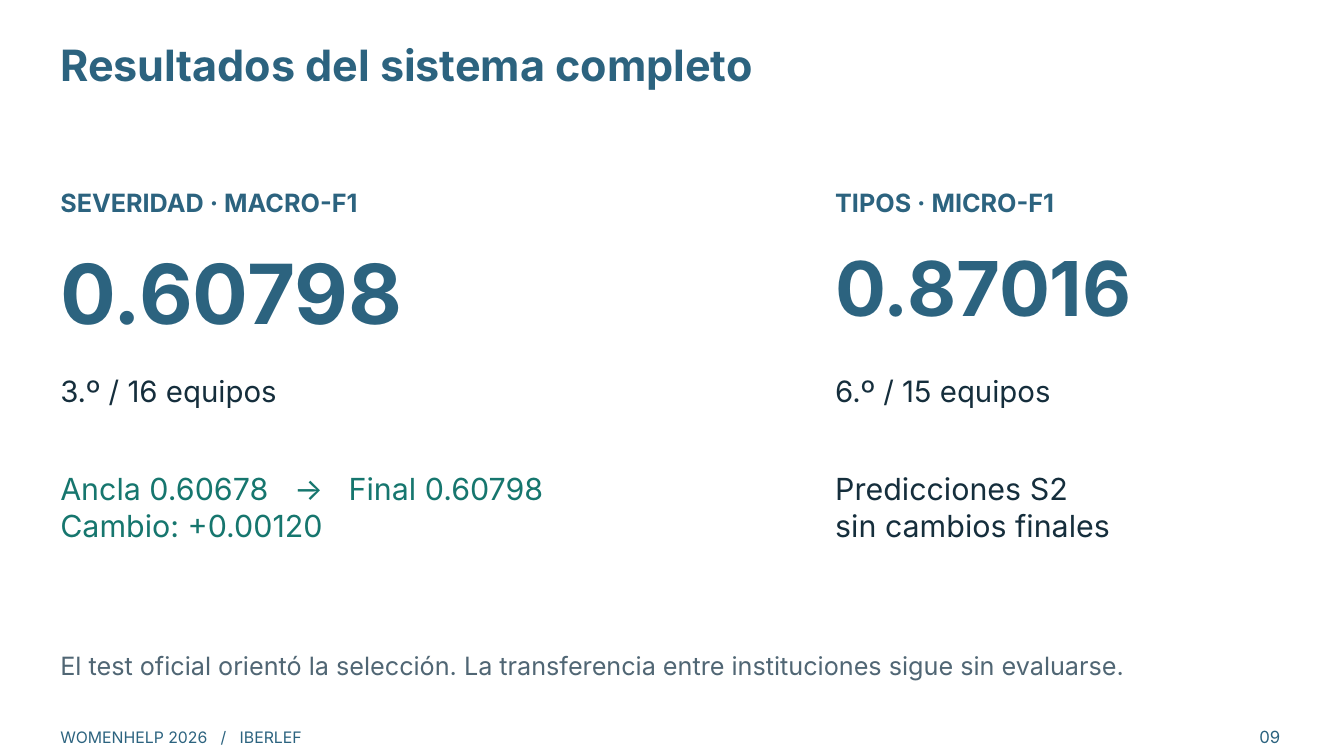
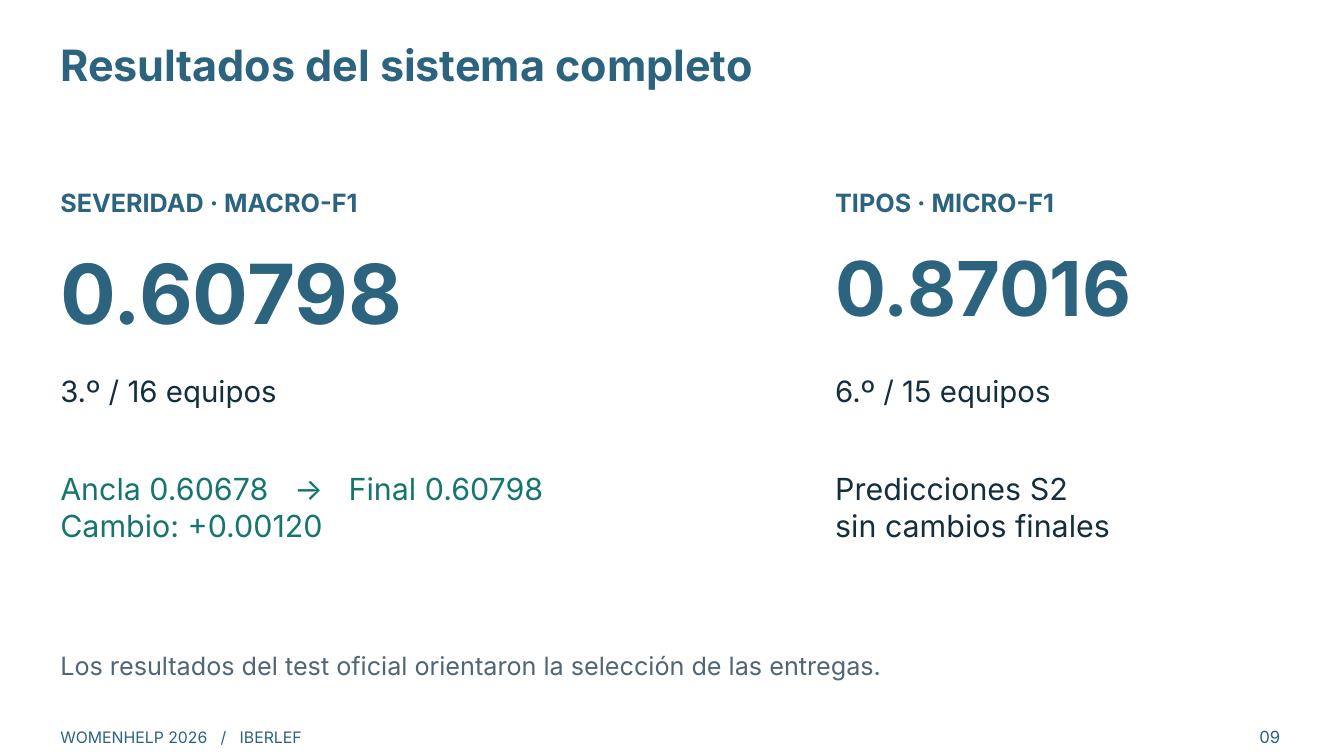
Before and after one commit to mariron42/clasificador_violencia, a slide deck: slide 9 of presentation/WomenHelp_charla_es.pptx. Drawn at 1344x756 pixels with LibreOffice and Linux fonts; fonts in the diff are those of the drawing. Boxes give left, top, right and bottom in pixels: in the first picture for what was removed or moved away, otherwise in the second. Text is boxed around its words. In the diff, an @@ line names an element or a change of style, - is before the commit and + after.

```diff
--- a/presentation/WomenHelp_charla_es.pptx
+++ b/presentation/WomenHelp_charla_es.pptx
@@ text at (60, 656, 881, 681): text changed @@
-El test oficial orientó la selección. La transferencia entre instituciones sigue sin evaluarse.
+Los resultados del test oficial orientaron la selección de las entregas.
```
Also in this commit, not shown: 4 other slides changed, 7 other files.
